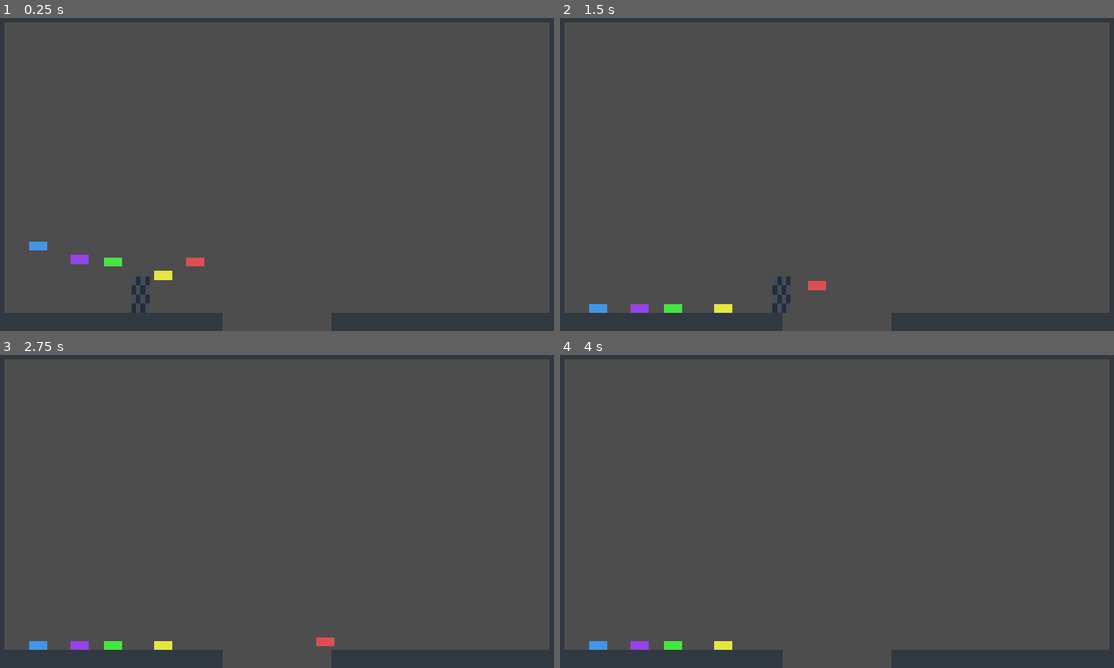
Above: before the commit, frames 1-4 (two rows, left to right).
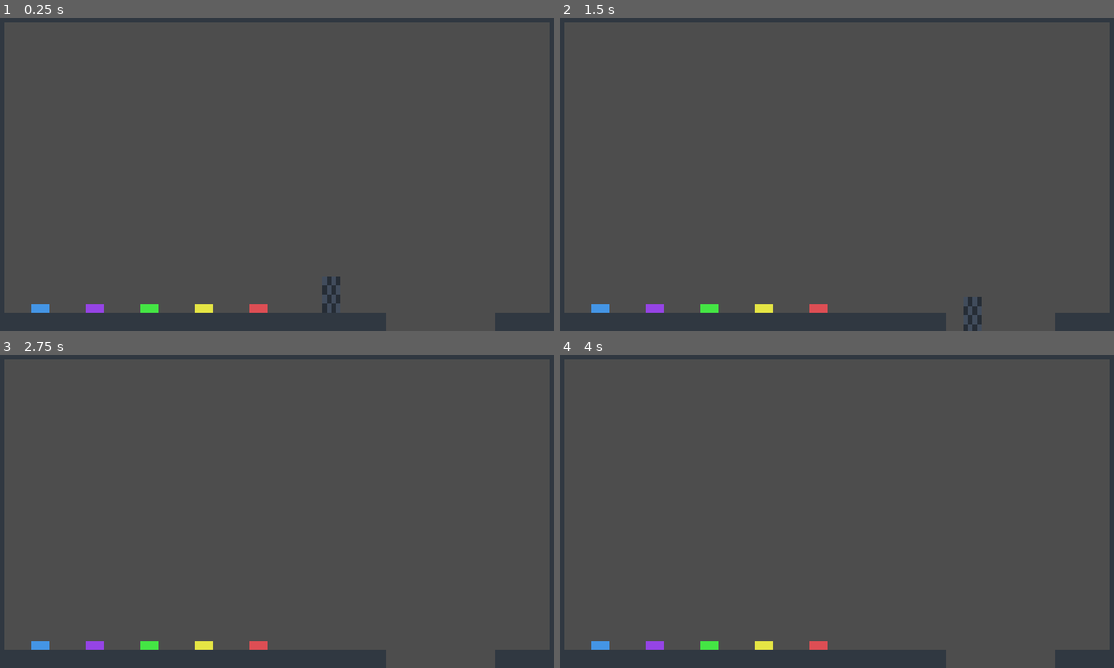
Above: after the commit, the same moments.

Repository: Luicel/CassetteGame
Game: Godot game, scene res://level/level.tscn
Two runs of this game, one before a commit and one after it. Both use one fixed random seed, a clock stepped at 60 frames per second and the inputs below.
Inputs:
- Up to frame 1 (0.25 s): no input
- Up to frame 2 (1.5 s): tap Enter (ui_accept) at 0.5, 0.77 s; hold D (right) from 0.53 s (still down); tap Shift (throw) at 0.6, 1.35 s
- Up to frame 3 (2.75 s): tap Enter (ui_accept) at 1.52 s; release D (right) at 2.03 s; hold A (left) from 2.03 s (still down); tap Shift (throw) at 2.1 s
- Up to frame 4 (4 s): release A (left) at 2.78 s; hold D (right) from 2.78 s (still down); tap Shift (throw) at 2.85, 3.6 s; tap Enter (ui_accept) at 3.02, 3.5, 3.77 s

The runs differ from the first frame. In frame 1, 3.6% of the frame differs, in the area x 5-90%, y 71-100%; in frame 2, 3.2%; in frame 3, 3.0%; in frame 4, 2.9%.

Commit message:
improve pickup cooldown

Diff:
--- a/cassette/cassette_pocket.gd
+++ b/cassette/cassette_pocket.gd
@@ -2,14 +2,18 @@
 
 @onready var pickup_cooldown = $PickupCooldown
 
+var active = true
 var pocketed_cassette = null
-var active = true
+var previously_pocketed_cassette = null
 
 
 func try_to_pocket_cassette(potential_cassette):
-	if potential_cassette.is_in_group("cassette") and not pocketed_cassette and pickup_cooldown.time_left == 0:
-		pocket_cassette(potential_cassette)
-		return true
+	if potential_cassette.is_in_group("cassette") and not pocketed_cassette:
+		if potential_cassette == previously_pocketed_cassette and pickup_cooldown.time_left > 0.0:
+			return false
+		else:
+			pocket_cassette(potential_cassette)
+			return true
 	else:
 		return false
 
@@ -18,6 +22,9 @@
 	pocketed_cassette = cassette
 	cassette.rotation = 0
 
+	pickup_cooldown.stop()
+	pickup_cooldown.emit_signal("timeout")
+
 	cassette.call_deferred("reparent", self)
 	cassette.set_deferred("freeze", true)
 	await get_tree().process_frame
@@ -25,5 +32,11 @@
 	cassette.global_position = global_position
 
 
+func remove_pocketed_cassette():
+	pocketed_cassette = null
+	pickup_cooldown.start()
+	previously_pocketed_cassette = pocketed_cassette
+
+
 func _on_body_entered(body):
 	try_to_pocket_cassette(body)
--- a/level/level.tscn
+++ b/level/level.tscn
@@ -859,143 +859,31 @@
 [node name="TileMap" type="TileMap" parent="."]
 tile_set = SubResource("TileSet_2abaw")
 format = 2
-layer_0/tile_data = PackedInt32Array(1114113, 0, 6, 1114114, …(657 unchanged characters)…  0, 6, 3, 0, 6, 2, 0, 6, 1, 0, 6, 1114132, 0, 6, 1114133, 0, 6, 1114134, 0, 6, 1114135, 0, 6, 1114136, 0, 6, 1114137, 0, 6, 1114138, 0, 6, 1114139, 0, 6, 1114140, 0, 6, 1114141, 0, 6, 1114142, 0, 6, 1114143, 0, 6, 65567, 0, 6, 131103, 0, 6, 196639, 0, 6, 262175, 0, 6, 327711, 0, 6, 393247, 0, 6, 458783, 0, 6, 524319, 0, 6, 589855, 0, 6, 655391, 0, 6, 720927, 0, 6, 786463, 0, 6, 851999, 0, 6, 917535, 0, 6, 983071, 0, 6, 1048607, 0, 6, 1114124, 0, 6, 1114131, 0, 6)
+layer_0/tile_data = PackedInt32Array(1114113, 0, 6, 1114114, …(657 unchanged characters)…  0, 6, 3, 0, 6, 2, 0, 6, 1, 0, 6, 1114133, 0, 6, 1114140, 0, 6, 1114141, 0, 6, 1114142, 0, 6, 1114143, 0, 6, 65567, 0, 6, 131103, 0, 6, 196639, 0, 6, 262175, 0, 6, 327711, 0, 6, 393247, 0, 6, 458783, 0, 6, 524319, 0, 6, 589855, 0, 6, 655391, 0, 6, 720927, 0, 6, 786463, 0, 6, 851999, 0, 6, 917535, 0, 6, 983071, 0, 6, 1048607, 0, 6, 1114124, 0, 6, 1114132, 0, 6, 1114131, 0, 6, 1114130, 0, 6, 1114129, 0, 6, 1114128, 0, 6, 1114127, 0, 6, 1114126, 0, 6, 1114125, 0, 6)
 
 [node name="Player" parent="." instance=ExtResource("2_rfyqa")]
 z_index = 1
-position = Vector2(544, 1024)
+position = Vector2(1216, 1024)
 
 [node name="RedCassette" parent="." instance=ExtResource("6_mjnsa")]
-position = Vector2(736, 880)
-
-[node name="RedBlock" parent="." instance=ExtResource("7_338qu")]
-position = Vector2(1040, 1136)
-
-[node name="RedBlock2" parent="." instance=ExtResource("7_338qu")]
-position = Vector2(1040, 1104)
-
-[node name="RedBlock3" parent="." instance=ExtResource("7_338qu")]
-position = Vector2(1072, 1136)
-
-[node name="RedBlock4" parent="." instance=ExtResource("7_338qu")]
-position = Vector2(1072, 1104)
-
-[node name="RedBlock5" parent="." instance=ExtResource("7_338qu")]
-position = Vector2(1104, 1136)
-
-[node name="RedBlock6" parent="." instance=ExtResource("7_338qu")]
-position = Vector2(1104, 1104)
-
-[node name="RedBlock7" parent="." instance=ExtResource("7_338qu")]
-position = Vector2(1136, 1136)
-
-[node name="RedBlock8" parent="." instance=ExtResource("7_338qu")]
-position = Vector2(1136, 1104)
-
-[node name="RedBlock9" parent="." instance=ExtResource("7_338qu")]
-position = Vector2(1168, 1136)
-
-[node name="RedBlock10" parent="." instance=ExtResource("7_338qu")]
-position = Vector2(1168, 1104)
+position = Vector2(960, 1072)
 
 [node name="RedBlock11" parent="." instance=ExtResource("7_338qu")]
-position = Vector2(1200, 1136)
+position = Vector2(1632, 1120)
+scale = Vector2(5, 1)
 
 [node name="RedBlock12" parent="." instance=ExtResource("7_338qu")]
-position = Vector2(1200, 1104)
-
-[node name="RedBlock13" parent="." instance=ExtResource("7_338qu")]
-position = Vector2(976, 1136)
-
-[node name="RedBlock14" parent="." instance=ExtResource("7_338qu")]
-position = Vector2(976, 1104)
-
-[node name="RedBlock15" parent="." instance=ExtResource("7_338qu")]
-position = Vector2(1008, 1136)
-
-[node name="RedBlock16" parent="." instance=ExtResource("7_338qu")]
-position = Vector2(1008, 1104)
-
-[node name="RedBlock17" parent="." instance=ExtResource("7_338qu")]
-position = Vector2(912, 1072)
-
-[node name="RedBlock18" parent="." instance=ExtResource("7_338qu")]
-position = Vector2(912, 1040)
-
-[node name="RedBlock19" parent="." instance=ExtResource("7_338qu")]
-position = Vector2(944, 1072)
-
-[node name="RedBlock20" parent="." instance=ExtResource("7_338qu")]
-position = Vector2(944, 1040)
-
-[node name="RedBlock25" parent="." instance=ExtResource("7_338qu")]
-position = Vector2(912, 944)
-
-[node name="RedBlock26" parent="." instance=ExtResource("7_338qu")]
-position = Vector2(912, 912)
-
-[node name="RedBlock27" parent="." instance=ExtResource("7_338qu")]
-position = Vector2(944, 944)
-
-[node name="RedBlock28" parent="." instance=ExtResource("7_338qu")]
-position = Vector2(944, 912)
-
-[node name="RedBlock29" parent="." instance=ExtResource("7_338qu")]
-position = Vector2(912, 880)
-
-[node name="RedBlock30" parent="." instance=ExtResource("7_338qu")]
-position = Vector2(912, 848)
-
-[node name="RedBlock31" parent="." instance=ExtResource("7_338qu")]
-position = Vector2(944, 880)
-
-[node name="RedBlock32" parent="." instance=ExtResource("7_338qu")]
-position = Vector2(944, 848)
-
-[node name="RedBlock33" parent="." instance=ExtResource("7_338qu")]
-position = Vector2(912, 816)
-
-[node name="RedBlock34" parent="." instance=ExtResource("7_338qu")]
-position = Vector2(912, 784)
-
-[node name="RedBlock35" parent="." instance=ExtResource("7_338qu")]
-position = Vector2(944, 816)
-
-[node name="RedBlock36" parent="." instance=ExtResource("7_338qu")]
-position = Vector2(944, 784)
-
-[node name="RedBlock37" parent="." instance=ExtResource("7_338qu")]
-position = Vector2(912, 1136)
-
-[node name="RedBlock38" parent="." instance=ExtResource("7_338qu")]
-position = Vector2(912, 1104)
-
-[node name="RedBlock39" parent="." instance=ExtResource("7_338qu")]
-position = Vector2(944, 1136)
-
-[node name="RedBlock40" parent="." instance=ExtResource("7_338qu")]
-position = Vector2(944, 1104)
-
-[node name="RedBlock21" parent="." instance=ExtResource("7_338qu")]
-position = Vector2(912, 1008)
-
-[node name="RedBlock22" parent="." instance=ExtResource("7_338qu")]
-position = Vector2(912, 976)
-
-[node name="RedBlock23" parent="." instance=ExtResource("7_338qu")]
-position = Vector2(944, 1008)
-
-[node name="RedBlock24" parent="." instance=ExtResource("7_338qu")]
-position = Vector2(944, 976)
+position = Vector2(1504, 928)
+scale = Vector2(1, 5)
 
 [node name="PurpleCassette" parent="." instance=ExtResource("5_rqfs6")]
-position = Vector2(328, 872)
+position = Vector2(384, 1072)
 
 [node name="BlueCassette" parent="." instance=ExtResource("6_ypkii")]
-position = Vector2(184, 824)
+position = Vector2(192, 1072)
 
 [node name="GreenCassette" parent="." instance=ExtResource("7_njao1")]
-position = Vector2(448, 880)
+position = Vector2(576, 1072)
 
 [node name="YellowCassette" parent="." instance=ExtResource("8_tlxbv")]
-position = Vector2(624, 928)
+position = Vector2(768, 1072)
--- a/player/player.gd
+++ b/player/player.gd
@@ -88,7 +88,6 @@
 		if not flipped:
 			velocity.y += gravity * delta
 		else:
-			print("!")
 			velocity.y += gravity * delta * -1.0
 
 
@@ -98,5 +97,4 @@
 	var cassette = cassette_pocket.pocketed_cassette
 	cassette.throw()
 	cassette._disable_effect()
-	cassette_pocket.pocketed_cassette = null
-	cassette_pocket.pickup_cooldown.start()
+	cassette_pocket.remove_pocketed_cassette()
